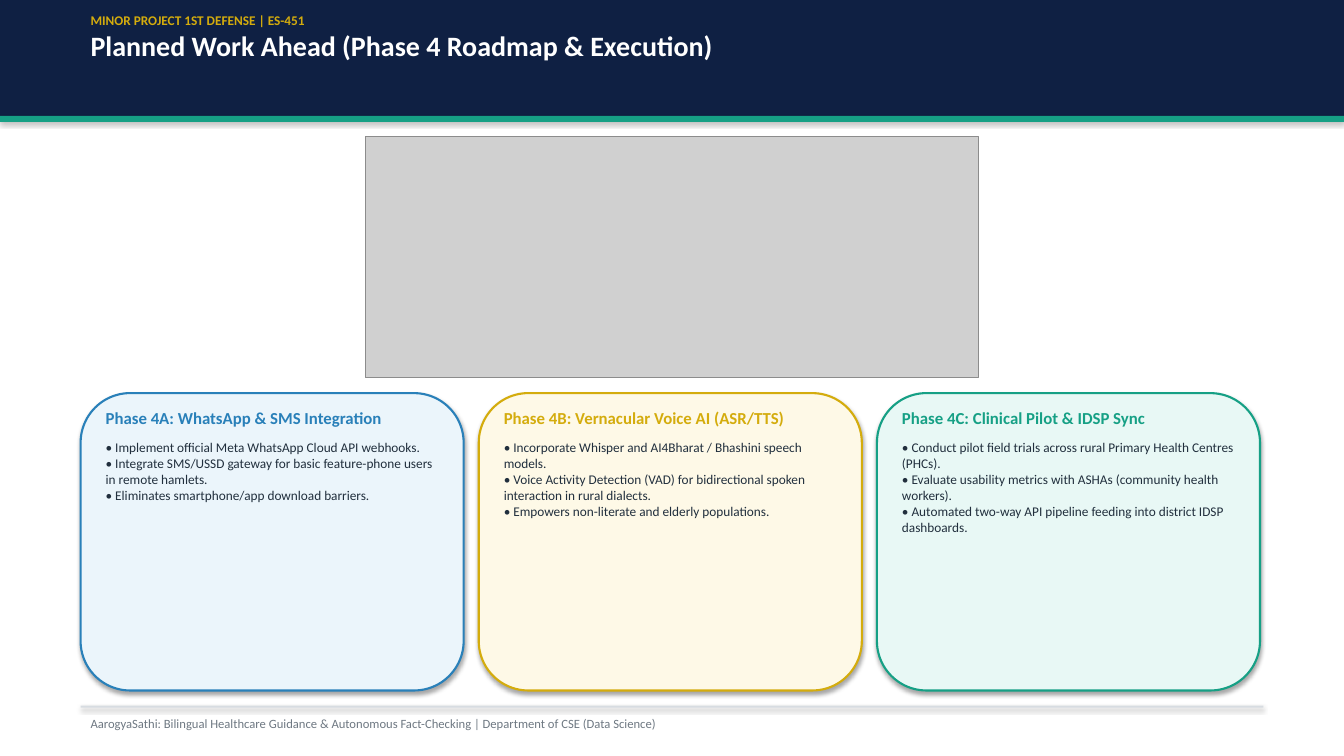
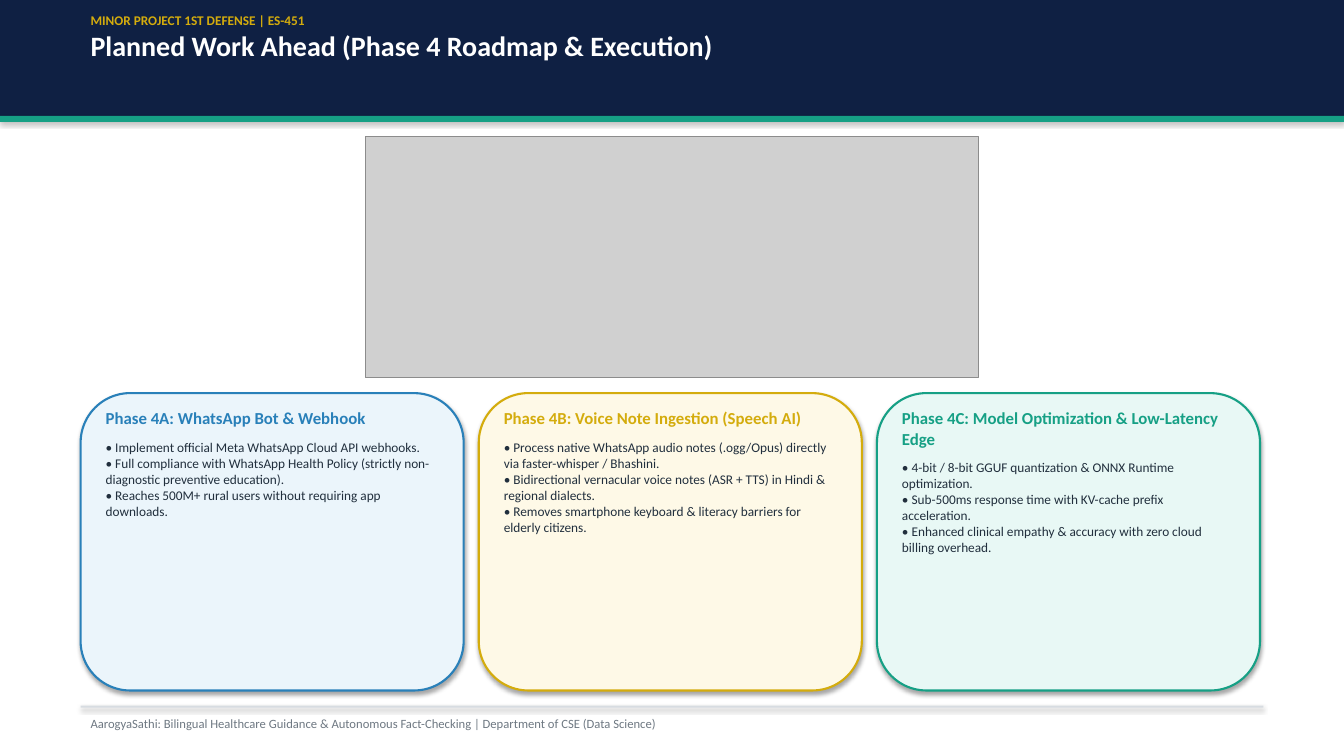
Before and after one commit to salman-mohammad-khan/AarogyaSathi, a slide deck: slide 13 of docs/AarogyaSathi_1st_Defense_Presentation.pptx. Drawn at 1344x756 pixels with LibreOffice and Linux fonts; fonts in the diff are those of the drawing; grey boxes stand for pictures. Boxes give left, top, right and bottom in pixels: in the first picture for what was removed or moved away, otherwise in the second. Text is boxed around its words. In the diff, an @@ line names an element or a change of style, - is before the commit and + after.

```diff
--- a/docs/AarogyaSathi_1st_Defense_Presentation.pptx
+++ b/docs/AarogyaSathi_1st_Defense_Presentation.pptx
@@ text at [106, 412, 429, 516]: text changed @@
-Phase 4A: WhatsApp & SMS Integration
-• Implement official Meta WhatsApp Cloud API webhooks.
-• Integrate SMS/USSD gateway for basic feature-phone users in remote hamlets.
-• Eliminates smartphone/app download barriers.
+Phase 4A: WhatsApp Bot & Webhook
+• Implement official Meta WhatsApp Cloud API webhooks.
+• Full compliance with WhatsApp Health Policy (strictly non-diagnostic preventive education).
+• Reaches 500M+ rural users without requiring app downloads.
@@ text at [504, 411, 826, 534]: text changed @@
-Phase 4B: Vernacular Voice AI (ASR/TTS)
-• Incorporate Whisper and AI4Bharat / Bhashini speech models.
-• Voice Activity Detection (VAD) for bidirectional spoken interaction in rural dialects.
-• Empowers non-literate and elderly populations.
+Phase 4B: Voice Note Ingestion (Speech AI)
+• Process native WhatsApp audio notes (.ogg/Opus) directly via faster-whisper / Bhashini.
+• Bidirectional vernacular voice notes (ASR + TTS) in Hindi & regional dialects.
+• Removes smartphone keyboard & literacy barriers for elderly citizens.
@@ text at [902, 412, 1218, 555]: text changed @@
-Phase 4C: Clinical Pilot & IDSP Sync
-• Conduct pilot field trials across rural Primary Health Centres (PHCs).
-• Evaluate usability metrics with ASHAs (community health workers).
-• Automated two-way API pipeline feeding into district IDSP dashboards.
+Phase 4C: Model Optimization & Low-Latency Edge
+• 4-bit / 8-bit GGUF quantization & ONNX Runtime optimization.
+• Sub-500ms response time with KV-cache prefix acceleration.
+• Enhanced clinical empathy & accuracy with zero cloud billing overhead.
```
Also in this commit, not shown: 8 other files.
